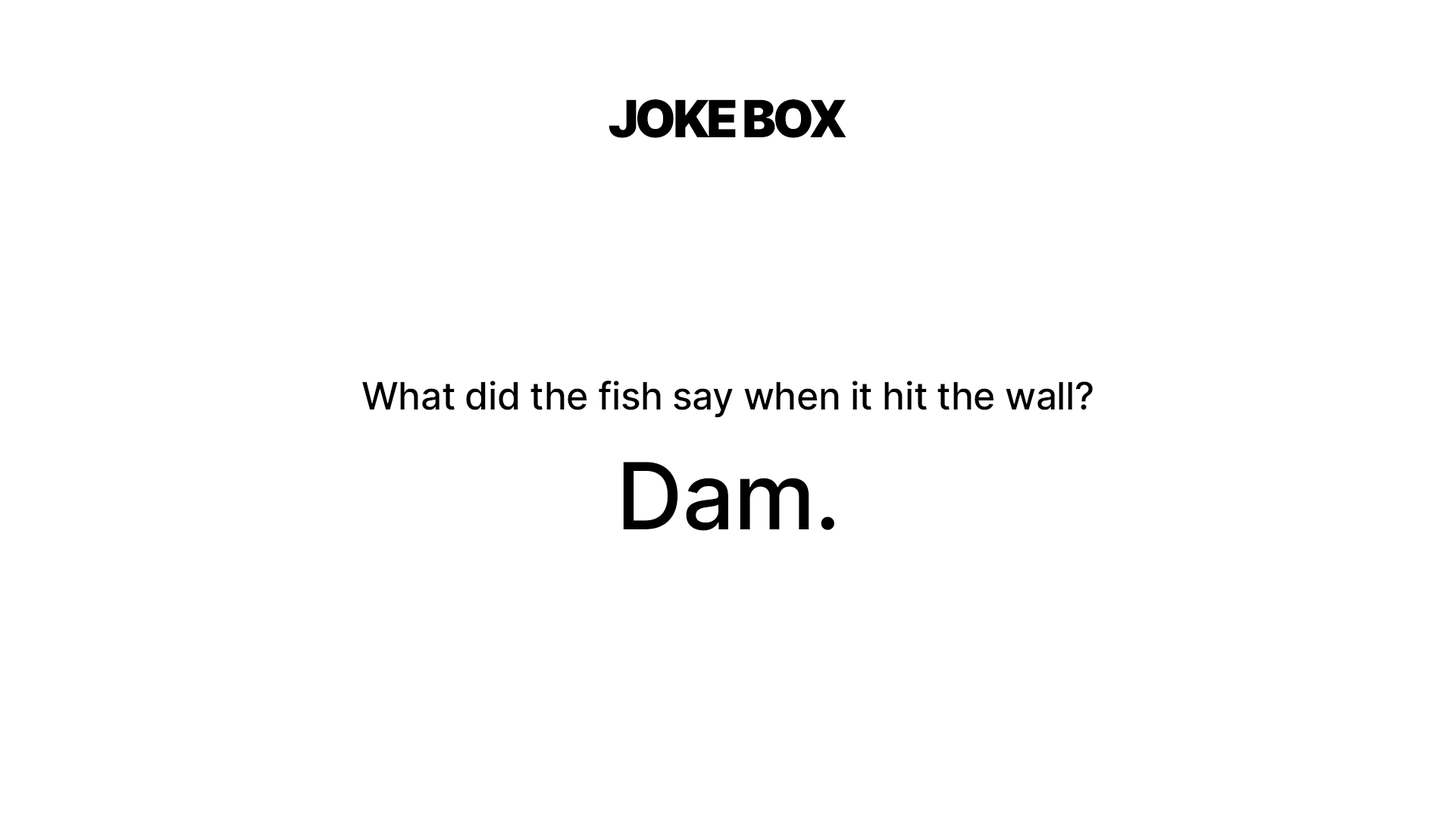
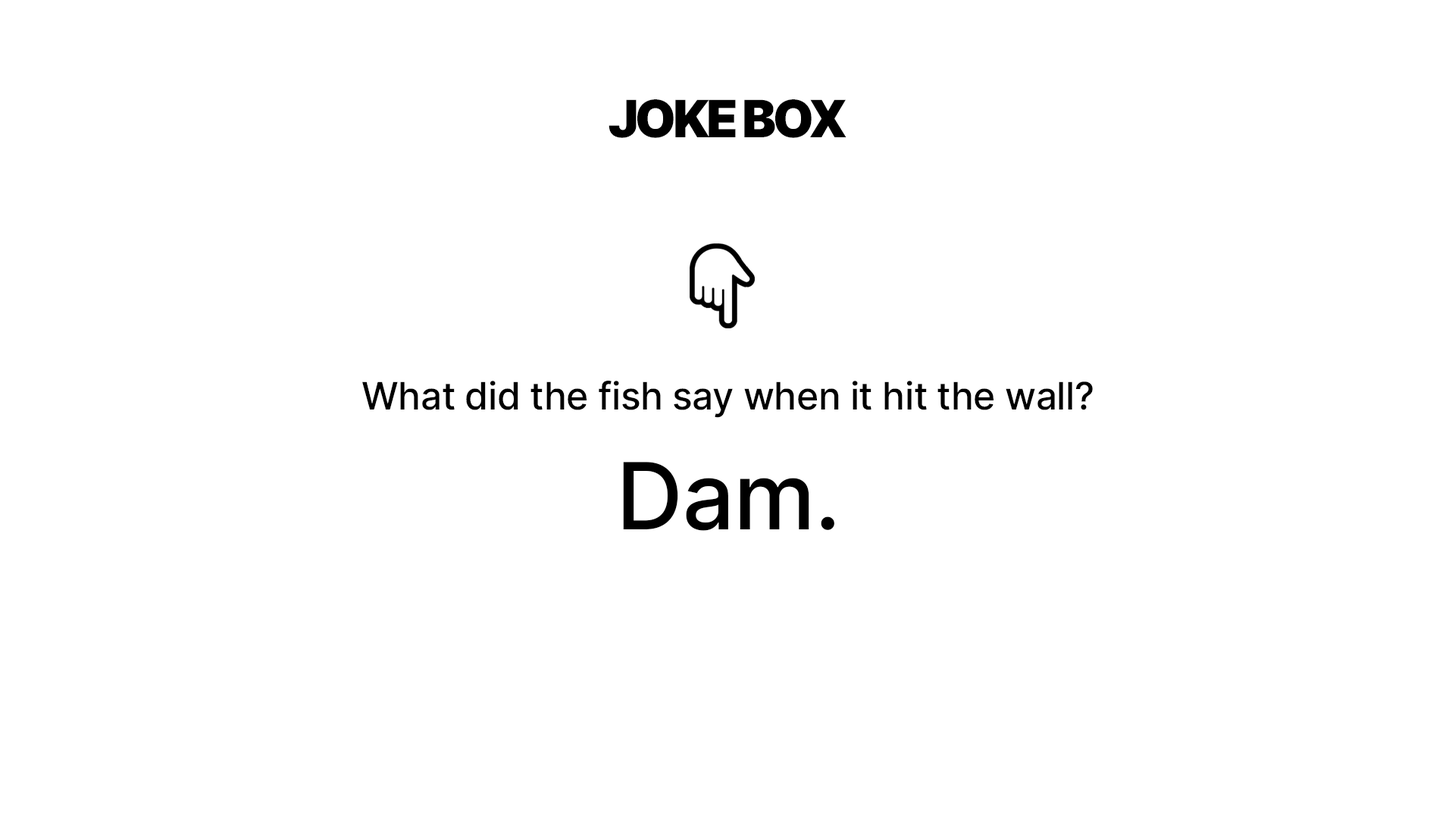
Revision of a layered w=1455, h=819 image; what changed, layer by layer:
added layer "Capa 1" in group "Joke" over [689, 243, 755, 329]
